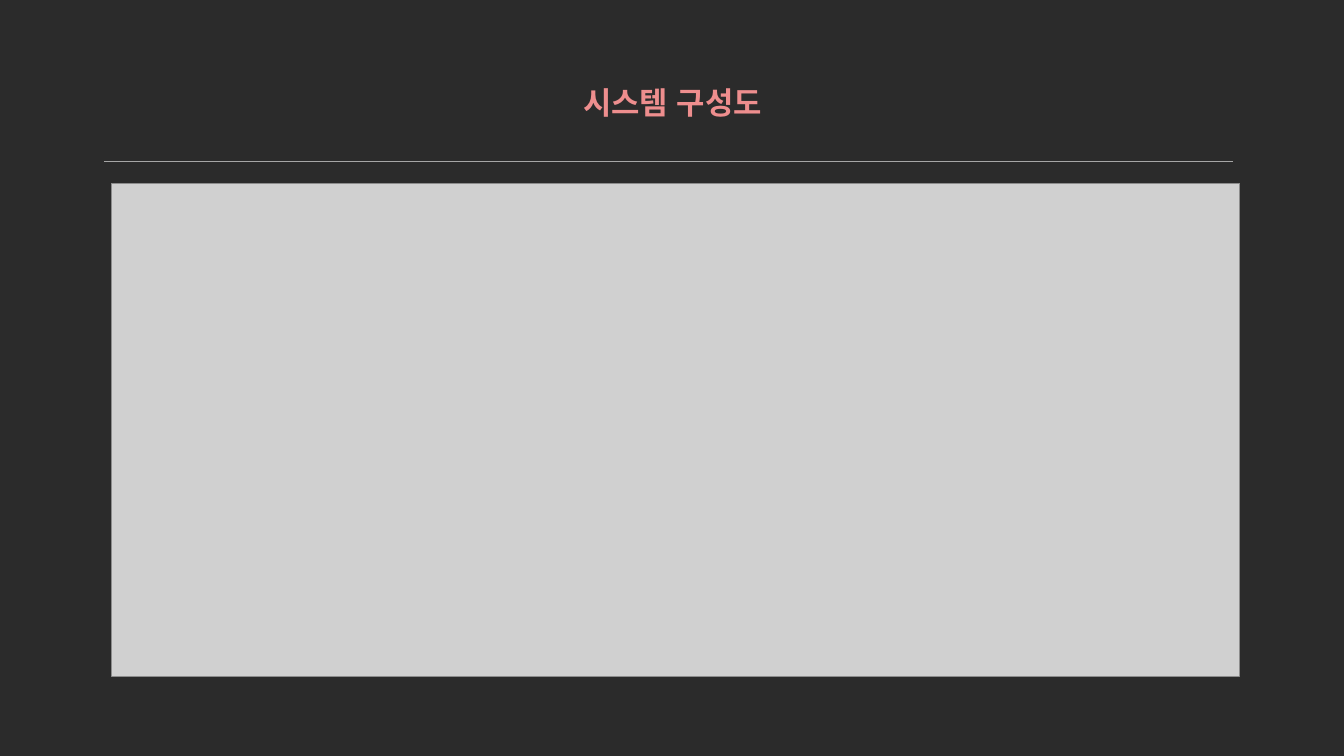
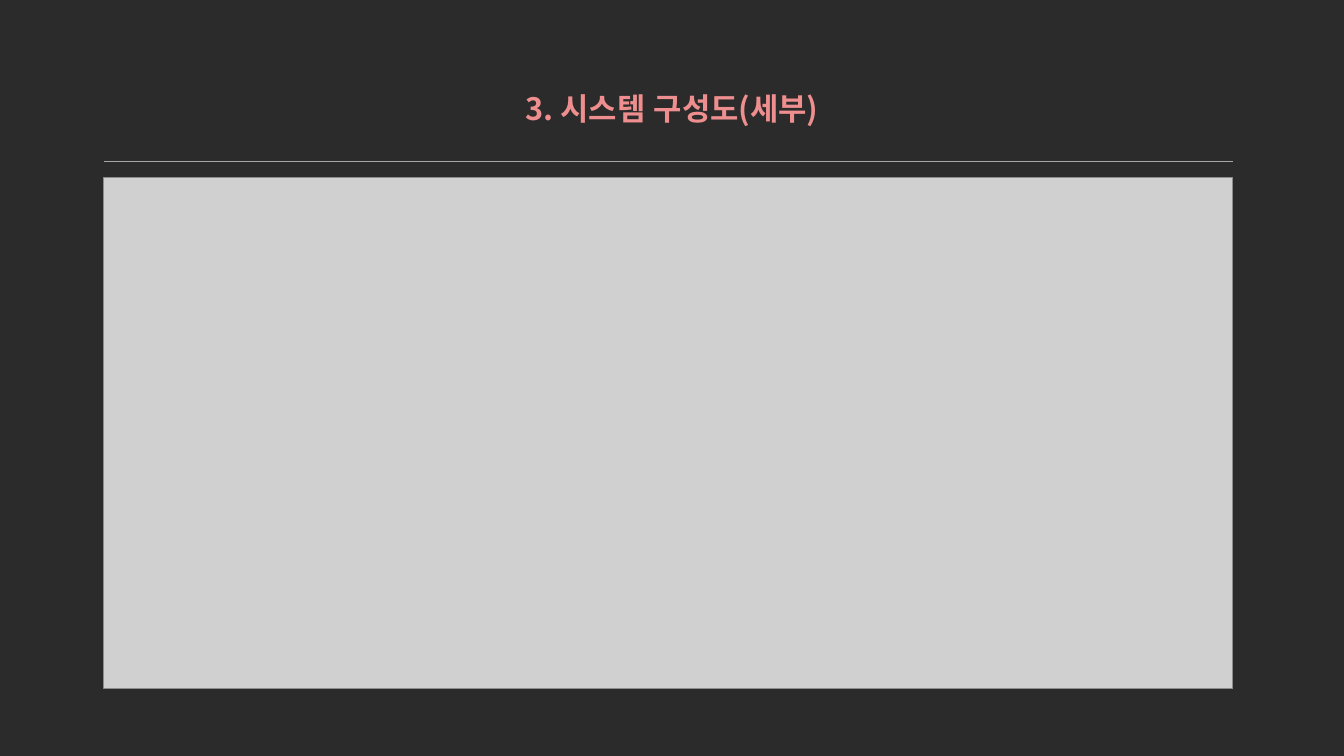
Before and after one commit to jinujeon/ICE_CAP, a slide deck: slide 6 of Docs/최종발표1.pptx (slide 2 before the commit). Drawn at 1344x756 pixels with LibreOffice and Linux fonts; fonts in the diff are those of the drawing; grey boxes stand for pictures; background and template pictures are left out; a plain dark background stands for a picture behind light text. Boxes give left, top, right and bottom in pixels: in the first picture for what was removed or moved away, otherwise in the second. Text is boxed around its words. In the diff, an @@ line names an element or a change of style, - is before the commit and + after.

```diff
--- a/Docs/최종발표1.pptx
+++ b/Docs/최종발표1.pptx
@@ text at [525,94,819,126]: text changed @@
-시스템 구성도
+3. 시스템 구성도(세부)
@@ picture: place and size @@
-picture at [111,184,1240,677]
+picture at [104,177,1233,689]
```
Also in this commit, not shown: 5 other slides changed, 7 slides added, 13 slides removed.
